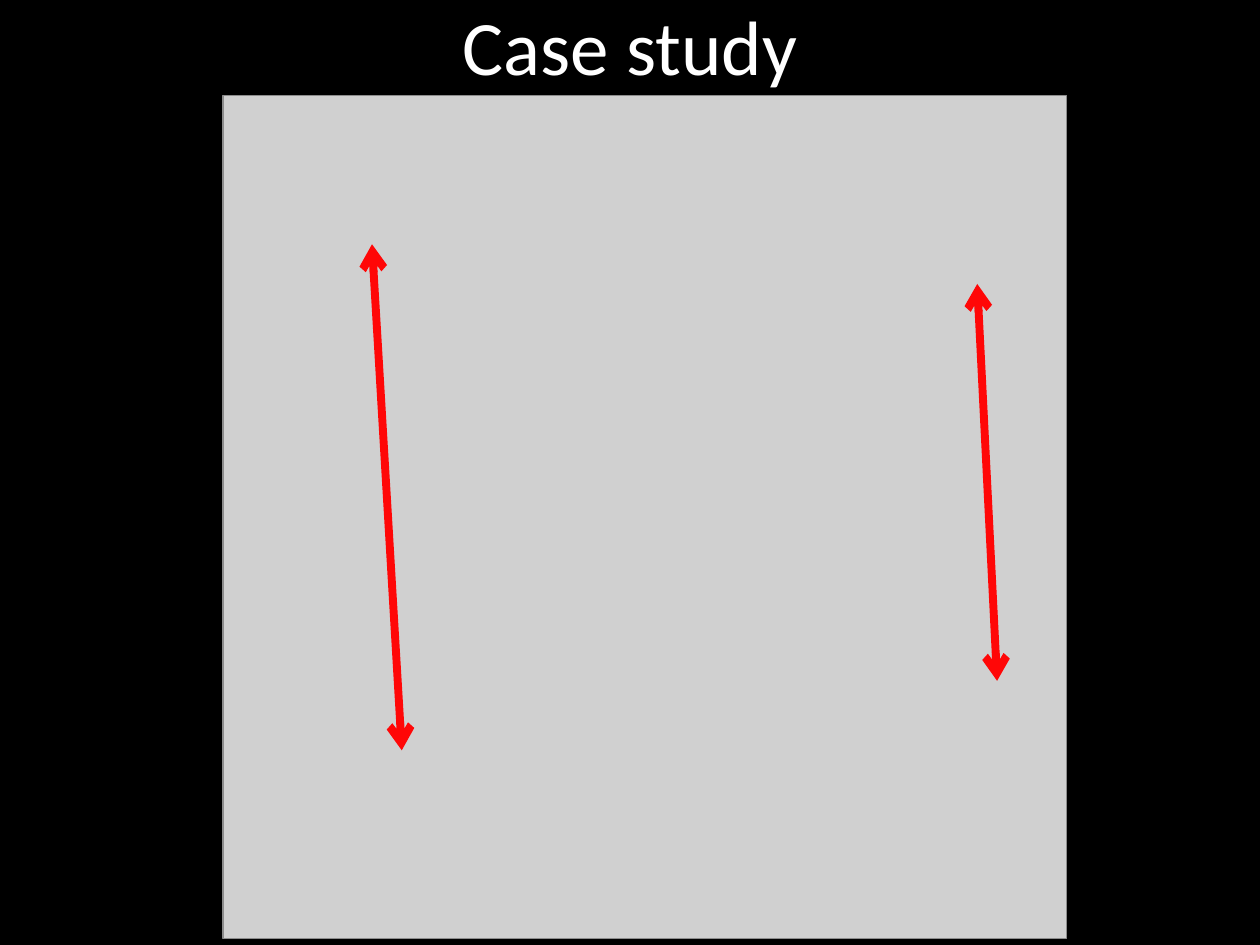
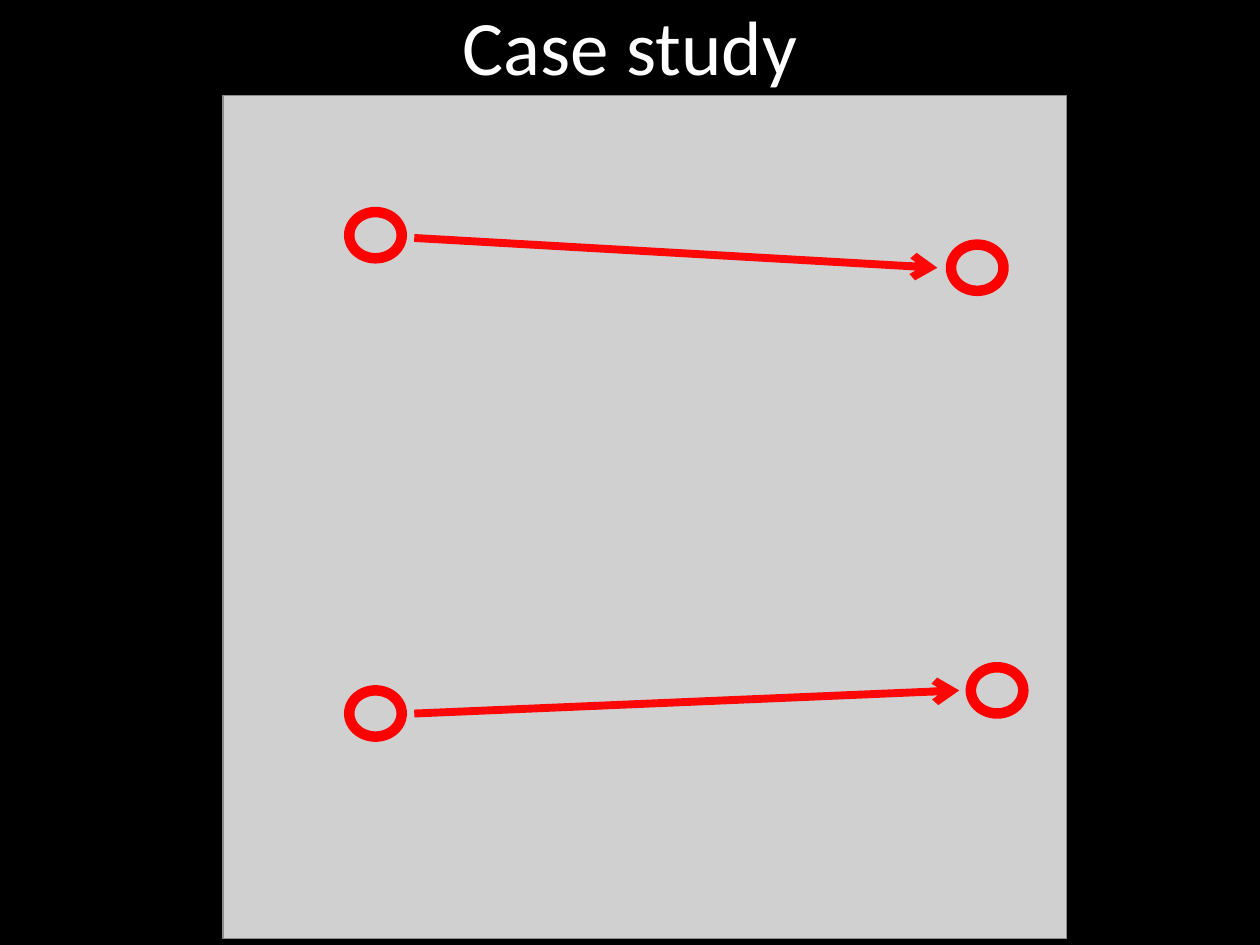
Before and after one commit to jeffreyhanson/abstracts-and-slides, a slide deck: slide 18 of seminars/SCBO-presentation-06-06-2016/jhanson_scbo.pptx (slide 19 before the commit). Drawn at 1260x945 pixels with LibreOffice and Linux fonts; fonts in the diff are those of the drawing; grey boxes stand for pictures. Boxes give left, top, right and bottom in pixels: in the first picture for what was removed or moved away, otherwise in the second. Text is boxed around its words. In the diff, an @@ line names an element or a change of style, - is before the commit and + after.

```diff
--- a/seminars/SCBO-presentation-06-06-2016/jhanson_scbo.pptx
+++ b/seminars/SCBO-presentation-06-06-2016/jhanson_scbo.pptx
@@ ellipse added at bbox=[349, 212, 402, 258], outline #FF0000 6 pt @@
@@ double arrow moved from (978, 284) - (997, 680) to (937, 268) - (415, 238) @@
@@ double arrow (937, 268) - (415, 238): double arrow to arrow @@
@@ double arrow removed from (372, 244) to (402, 750) @@
@@ ellipse added at bbox=[951, 244, 1004, 291], outline #FF0000 6 pt @@
@@ ellipse added at bbox=[971, 668, 1024, 714], outline #FF0000 6 pt @@
@@ ellipse added at bbox=[349, 690, 402, 737], outline #FF0000 6 pt @@
@@ arrow added from (415, 713) to (959, 690), #FF0707 4.5 pt @@
```
Also in this commit, not shown: 10 other slides changed, 3 slides added, 4 slides removed.
